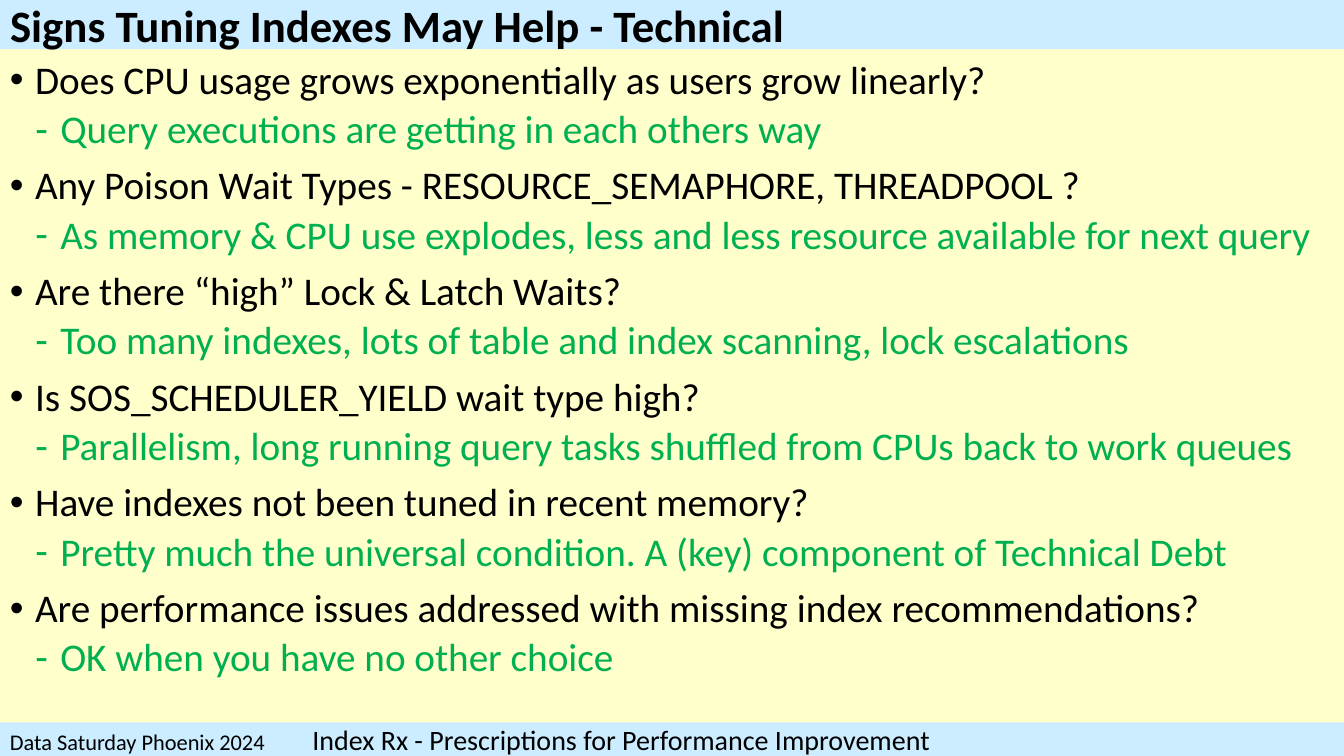
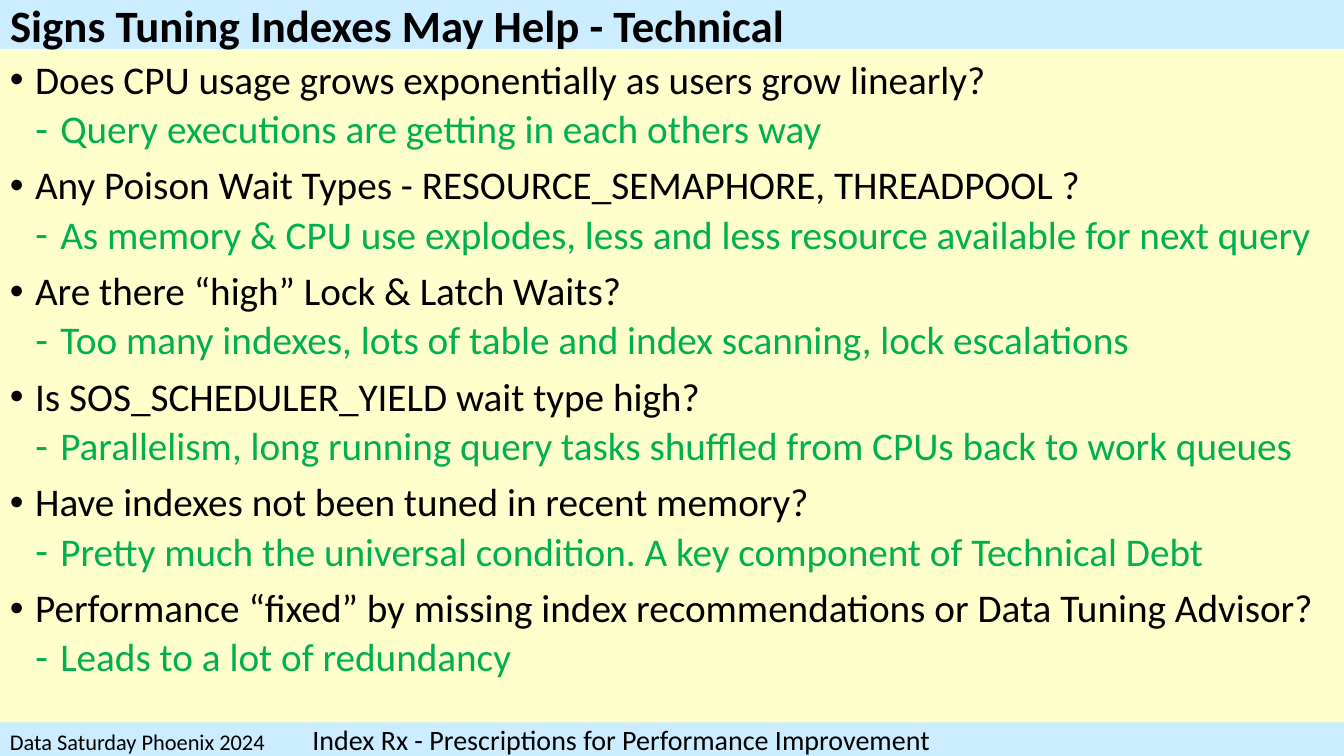
Before and after one commit to SQLXL/SQLXL, a slide deck: slide 8 of SQLXL_Index.pptx (slide 11 before the commit). Drawn at 1344x756 pixels with LibreOffice and Linux fonts; fonts in the diff are those of the drawing. Boxes give left, top, right and bottom in pixels: in the first picture for what was removed or moved away, otherwise in the second. Text is boxed around its words. In the diff, an @@ line names an element or a change of style, - is before the commit and + after.

Commit message:
Data Saturday Phoenix 2024
Data Saturday Phoenix 2024

```diff
--- a/SQLXL_Index.pptx
+++ b/SQLXL_Index.pptx
@@ text at (35,538,1313,678): text changed @@
-  ‐ Pretty much the universal condition. A (key) component of Technical Debt
-• Are performance issues addressed with missing index recommendations?
-  ‐ OK when you have no other choice
+  ‐ Pretty much the universal condition. A key component of Technical Debt
+• Performance “fixed” by missing index recommendations or Data Tuning Advisor?
+  ‐ Leads to a lot of redundancy
```
Also in this commit, not shown: 44 other slides changed, 1 slide added, 10 slides removed, 1 other file.
